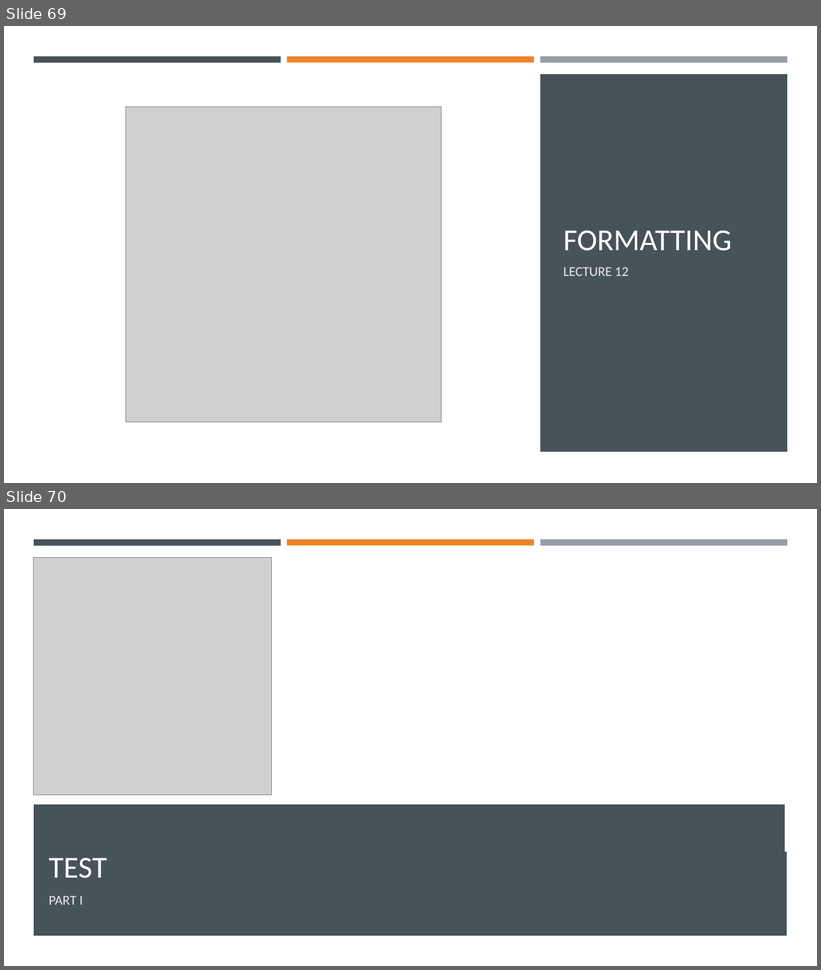
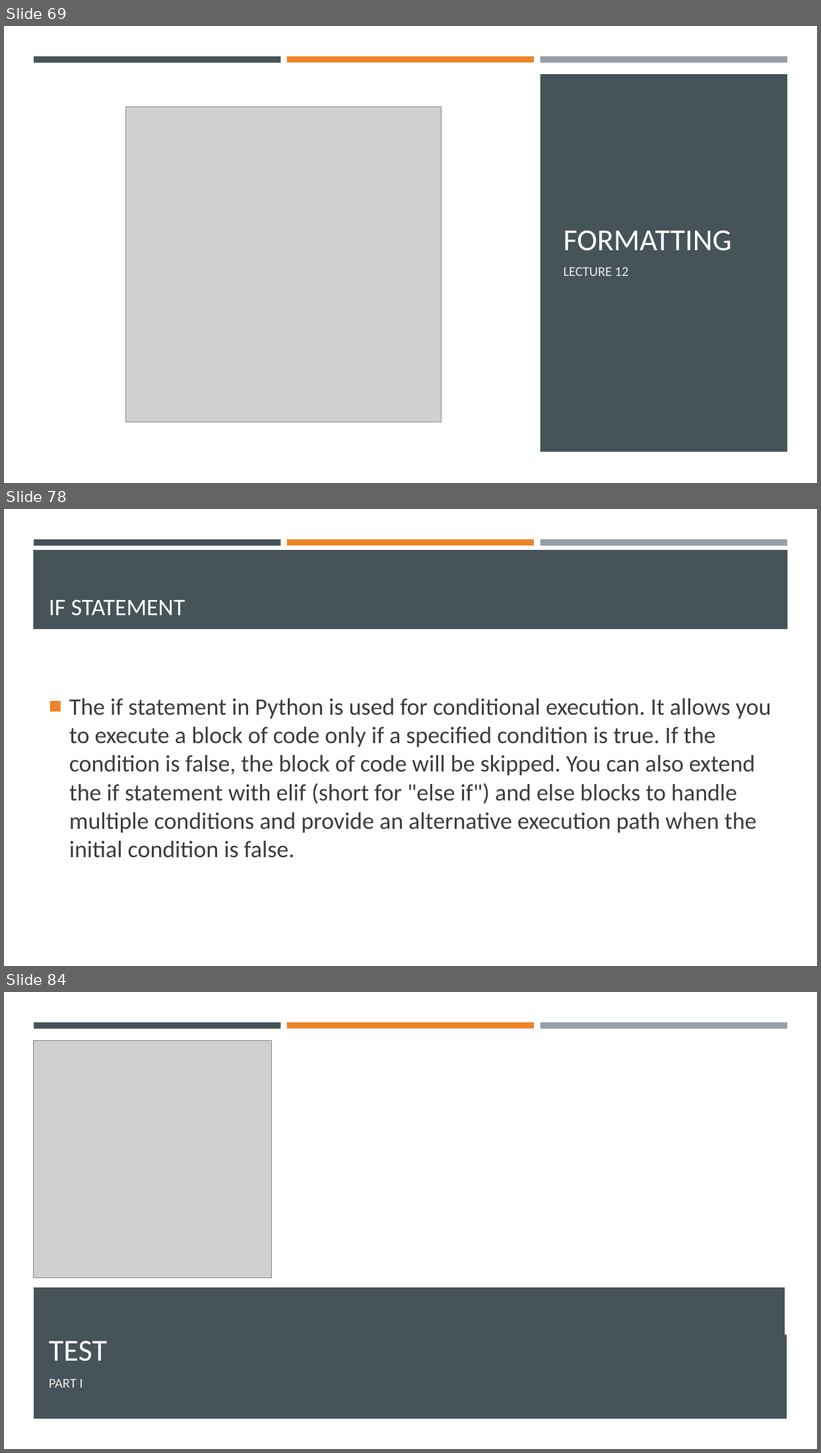
Before and after one commit to Ghost0396/iot, a slide deck: python/Python 3.pptx. Shown one above the other, each under a label of ours: slides 69 and 70 before the commit, slides 69, 78 and 84 after it; the slides between them are not shown. The pictures are 821x970 and 821x1453 pixels, drawn with LibreOffice and Linux fonts; fonts in the diff are those of the drawing; grey boxes stand for pictures. Boxes give left, top, right and bottom in pixels: in the first picture for what was removed or moved away, otherwise in the second. Text is boxed around its words. In the diff, an @@ line names an element or a change of style, - is before the commit and + after.

```diff
--- a/python/Python 3.pptx
+++ b/python/Python 3.pptx
@@ slide 78 added at (4,509,817,966), background #FFFFFF @@
@@ rectangle added at (34,539,281,545), fill #465359 @@
@@ rectangle added at (287,539,534,545), fill #ED8428 @@
@@ rectangle added at (540,539,787,546), fill #969FA7 @@
@@ rectangle added at (33,550,788,629), fill #465359 @@
@@ title added at (49,599,186,616), 28 pt, text #FFFFFF @@
+IF STATEMENT
@@ text added at (69,698,772,858), 28 pt, text #3D3D3D @@
+■ The if statement in Python is used for conditional execution. It allows you to execute a block of code only if a specified condition is true. If the condition is false, the block of code will be skipped. You can also extend the if statement with elif (short for "else if") and else blocks to handle multiple conditions and provide an alternative execution path when the initial condition is false.
@@ what was slide 70 is now slide 84 @@
```
Also in this commit, not shown: 13 other slides added.
